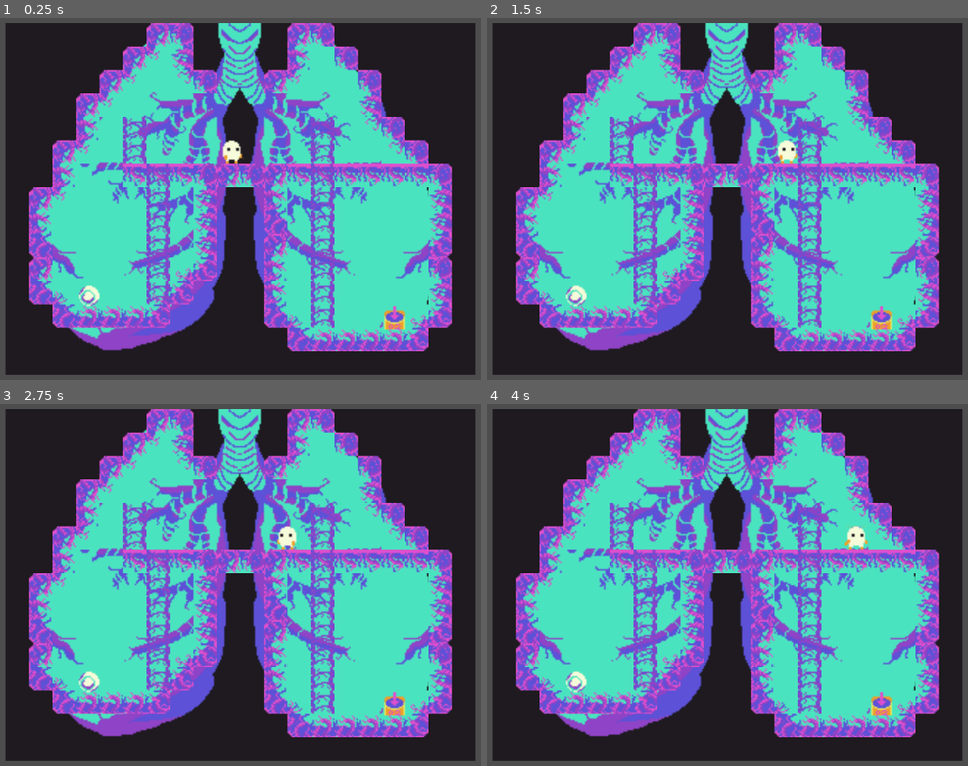
Above: before the commit, frames 1-4 (two rows, left to right).
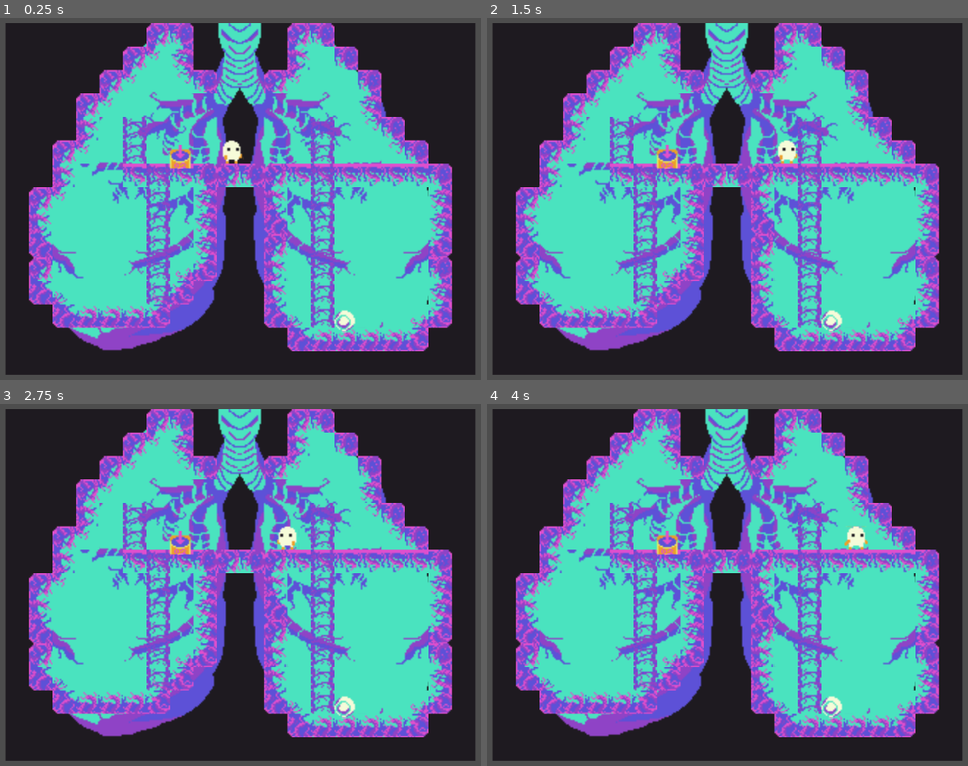
Above: after the commit, the same moments.

Repository: KupaJablek/little_guys
Game: Godot game, scene res://levels/platformer/platformer.tscn
The game is run twice, just before and just after one commit, with the same random seed, the same clock (stepped at 60 frames per second) and the same inputs. This scene is started directly instead of the project's main scene.
Inputs:
- Up to frame 1 (0.25 s): no input
- Up to frame 2 (1.5 s): tap Enter at 0.5 s; hold Right (move_right) from 0.53 s (still down); tap Up (move_up) at 0.77 s
- Up to frame 3 (2.75 s): tap Up (move_up) at 1.52 s; release Right (move_right) at 2.03 s; hold Left (move_left) from 2.03 s (still down)
- Up to frame 4 (4 s): release Left (move_left) at 2.78 s; hold Right (move_right) from 2.78 s (still down); tap Up (move_up) at 3.02, 3.77 s

The runs differ from the first frame. In frame 1, 0.9% of the frame differs, in the area x 16-85%, y 35-87%; in frame 2, 0.9%; in frame 3, 0.9%; in frame 4, 0.9%.

Commit message:
Added randomised spawns
Cell and oxygen spawn points are now randomised for more variety during gameplay

Diff:
--- a/levels/platformer/platformer.gd
+++ b/levels/platformer/platformer.gd
@@ -4,6 +4,8 @@
 @onready var deoxygenated_cell : Area2D = $deoxygenated_cell
 @onready var oxygen_depot : Area2D = $oxygen_depot
 @onready var bg_music : AudioStreamPlayer = $background_music
+@onready var cell_spawns : Array[Node] = $cell_spawns.get_children()
+@onready var oxygen_spawns : Array[Node] = $oxygen_spawns.get_children()
 
 @export var oxygen_needed : int = 10
 
@@ -14,6 +16,8 @@
 
 func _ready() -> void:
 	bg_music.play()
+	#Move deoxygenated cell and oxygen depot to random spawn
+	change_spawns()
 
 func _physics_process(delta: float) -> void:
 	if is_active:
@@ -24,6 +28,7 @@
 			if player.has_cell:
 				cells_oxygenated += 1
 				player.has_cell = false
+				change_spawns()
 				deoxygenated_cell.show() #Cell appears in new area
 
 				if cells_oxygenated == oxygen_needed:
@@ -38,3 +43,12 @@
 		bg_music.volume_db = 0.0
 	else:
 		bg_music.volume_db = -80.0
+
+func change_spawns() -> void:
+	#Pick a random cell and oxygen spawn from each array
+	var random_cell_spawn : Node = cell_spawns[randi() % cell_spawns.size()]
+	var random_oxygen_spawn : Node = oxygen_spawns[randi() % oxygen_spawns.size()]
+
+	#Move the cell and oxygen depot to the chosen spawn
+	deoxygenated_cell.position = random_cell_spawn.position
+	oxygen_depot.position = random_oxygen_spawn.position
--- a/levels/platformer/platformer.tscn
+++ b/levels/platformer/platformer.tscn
@@ -144,6 +144,43 @@
 tile_map_data = PackedByteArray("AAAGAAYAAAAEAAEAAAAGAAcAAAAEAAEAAAAGAAgAAAAEAAEAAAAGAAkAAAAEAAEAAAAGAAoAAAAEAAEAAAAGAA …(192 unchanged characters)…
 tile_set = SubResource("TileSet_n2xr1")
 
+[node name="cell_spawns" type="Node2D" parent="."]
+
+[node name="spawn1" type="Node2D" parent="cell_spawns"]
+position = Vector2(231, 203)
+
+[node name="spawn2" type="Node2D" parent="cell_spawns"]
+position = Vector2(217, 57)
+
+[node name="spawn3" type="Node2D" parent="cell_spawns"]
+position = Vector2(234, 90)
+
+[node name="spawn4" type="Node2D" parent="cell_spawns"]
+position = Vector2(265, 202)
+
+[node name="spawn5" type="Node2D" parent="cell_spawns"]
+position = Vector2(255, 90)
+
+[node name="spawn6" type="Node2D" parent="cell_spawns"]
+position = Vector2(216, 158)
+
+[node name="oxygen_spawns" type="Node2D" parent="."]
+
+[node name="spawn1" type="Node2D" parent="oxygen_spawns"]
+position = Vector2(88, 57)
+
+[node name="spawn2" type="Node2D" parent="oxygen_spawns"]
+position = Vector2(86, 187)
+
+[node name="spawn3" type="Node2D" parent="oxygen_spawns"]
+position = Vector2(119, 91)
+
+[node name="spawn4" type="Node2D" parent="oxygen_spawns"]
+position = Vector2(56, 189)
+
+[node name="spawn5" type="Node2D" parent="oxygen_spawns"]
+position = Vector2(105, 150)
+
 [node name="deoxygenated_cell" parent="." instance=ExtResource("5_sb7ts")]
 position = Vector2(57, 186)
 
